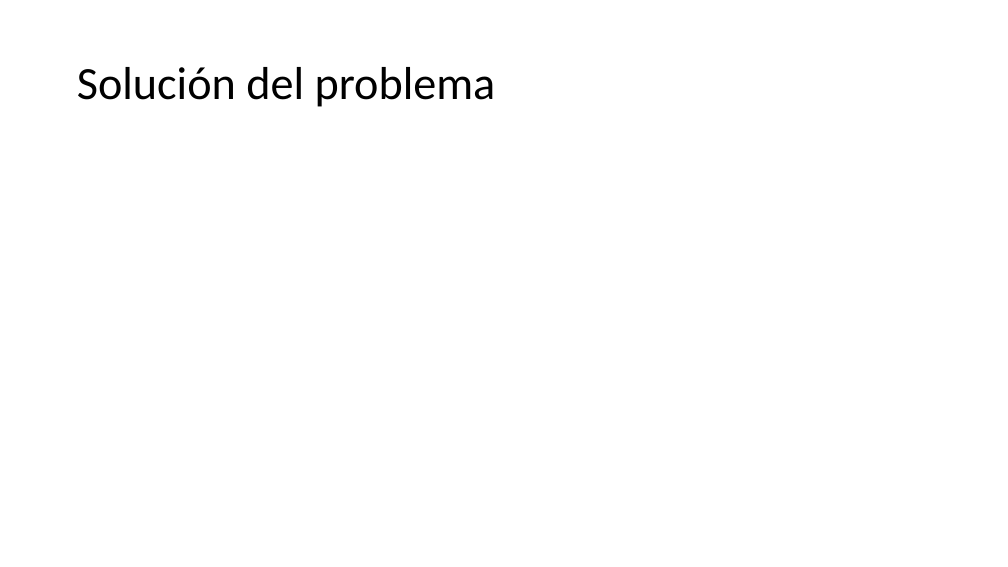
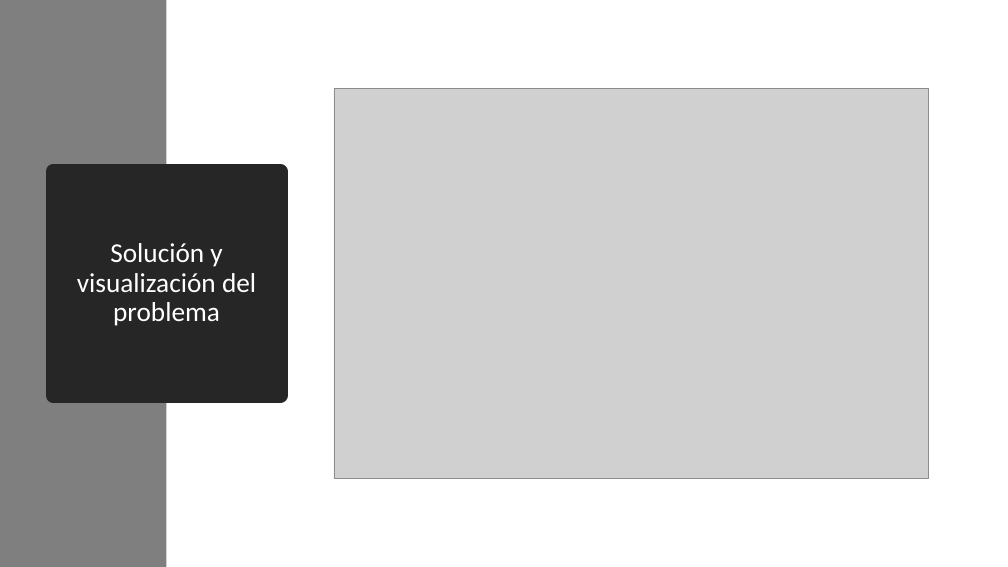
Before and after one commit to Fernando28AC/proyecto_modulo2, a slide deck: slide 7 of Proyecto_modulo2.pptx (slide 6 before the commit). Drawn at 1008x567 pixels with LibreOffice and Linux fonts; fonts in the diff are those of the drawing; grey boxes stand for pictures. Boxes give left, top, right and bottom in pixels: in the first picture for what was removed or moved away, otherwise in the second. Text is boxed around its words. In the diff, an @@ line names an element or a change of style, - is before the commit and + after.

```diff
--- a/Proyecto_modulo2.pptx
+++ b/Proyecto_modulo2.pptx
@@ rectangle added at bbox=[0, 0, 166, 567], fill #7F7F7F @@
@@ picture added at bbox=[334, 88, 929, 479] @@
@@ title "Solución y visualización del problema": place and size @@
-title "Solución y visualización del problema" at bbox=[77, 67, 496, 107]
+title "Solución y visualización del problema" at bbox=[53, 172, 281, 395]
@@ title "Solución y visualización del problema" at bbox=[53, 172, 281, 395]: fill none to #262626; outline none to #262626 13.75 pt @@
@@ title at bbox=[77, 243, 256, 326]: text changed; size 44 to 26 pt; text colour #000000 to #FFFFFF @@
-Solución del problema
+Solución y visualización del problema
```
Also in this commit, not shown: 1 other slide changed, 2 slides added, 2 slides removed.
